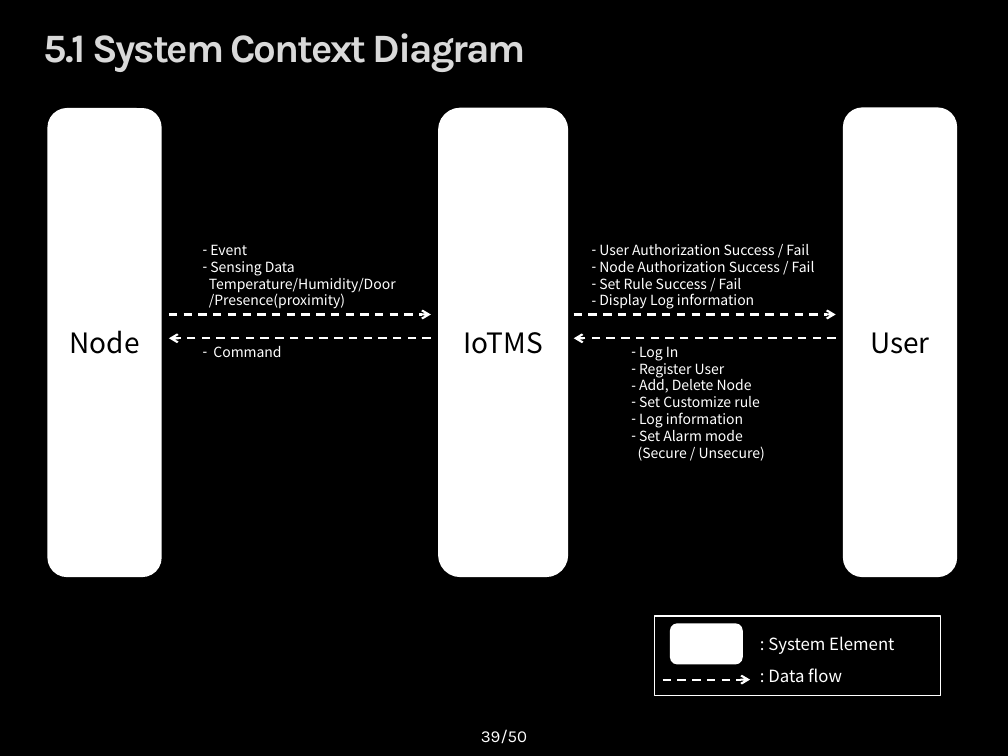
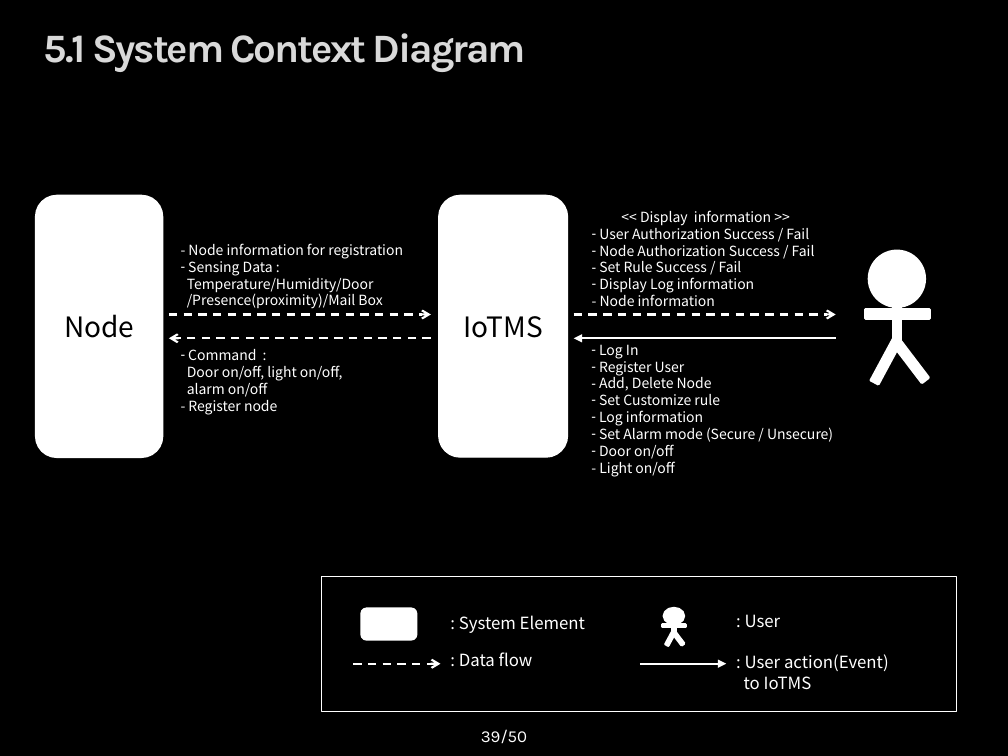
Before and after one commit to youkkwon/smarthome, a slide deck: slide 39 of doc/IoT System Initial Presentation_0609.pptx. Drawn at 1008x756 pixels with LibreOffice and Linux fonts; fonts in the diff are those of the drawing; background and template pictures are left out. Boxes give left, top, right and bottom in pixels: in the first picture for what was removed or moved away, otherwise in the second. Text is boxed around its words. In the diff, an @@ line names an element or a change of style, - is before the commit and + after.

Commit message:
System context diagram update

```diff
--- a/doc/IoT System Initial Presentation_0609.pptx
+++ b/doc/IoT System Initial Presentation_0609.pptx
@@ rounded rectangle "Node" resized from (x1=48, y1=109, x2=161, y2=577) to (x1=35, y1=196, x2=162, y2=458) @@
@@ rounded rectangle "IoTMS" resized from (x1=438, y1=109, x2=568, y2=577) to (x1=438, y1=196, x2=568, y2=458) @@
@@ text "<< Display information >>" moved from (x1=599, y1=244, x2=815, y2=309) to (x1=599, y1=210, x2=815, y2=306) @@
@@ text at (x1=640, y1=210, x2=771, y2=226): paragraph added @@
+<< Display information >>
@@ text at (x1=187, y1=243, x2=403, y2=309): text changed @@
-– Event
-– Sensing Data
-  Temperature/Humidity/Door
-  /Presence(proximity)
+- Node information for registration
+– Sensing Data :
+  Temperature/Humidity/Door
+  /Presence(proximity)/Mail Box
@@ ellipse added at (x1=869, y1=251, x2=924, y2=306), fill #FFFFFF, outline #FFFFFF 2 pt @@
@@ text at (x1=600, y1=292, x2=715, y2=306): paragraph added @@
+- Node information
@@ rectangle added at (x1=865, y1=309, x2=929, y2=319), fill #FFFFFF, outline #FFFFFF 2 pt @@
@@ rectangle added at (x1=893, y1=306, x2=901, y2=346), fill #FFFFFF, outline #FFFFFF 2 pt @@
@@ text added at (x1=187, y1=349, x2=343, y2=415), 10 pt, text #FFFFFF @@
+– Command :
+Door on/off, light on/off,
+alarm on/off
+- Register node
@@ text removed at (x1=213, y1=346, x2=281, y2=357) @@
-– Command
@@ arrow (836, 339) - (574, 339): stroke #FFFFFF 1.5 pt dashed to #FFFFFF 1.5 pt; arrowheads changed @@
@@ text "Log In" moved from (x1=638, y1=346, x2=765, y2=461) to (x1=599, y1=344, x2=833, y2=477) @@
@@ rectangle added at (x1=871, y1=339, x2=901, y2=384), fill #FFFFFF, outline #FFFFFF 2 pt @@
@@ rectangle added at (x1=894, y1=340, x2=929, y2=383), fill #FFFFFF, outline #FFFFFF 2 pt @@
@@ text at (x1=599, y1=444, x2=674, y2=477): paragraphs added @@
+– Door on/off
+- Light on/off
@@ rectangle resized from (x1=655, y1=616, x2=940, y2=696) to (x1=322, y1=577, x2=957, y2=712) @@
@@ rounded rectangle added at (x1=361, y1=608, x2=416, y2=639), fill #FFFFFF, outline #FFFFFF 1 pt @@
@@ text ": System Element" moved from (x1=768, y1=636, x2=894, y2=654) to (x1=459, y1=615, x2=585, y2=633) @@
@@ rounded rectangle removed at (x1=670, y1=624, x2=742, y2=663) @@
@@ text ": User" moved from (x1=844, y1=108, x2=957, y2=577) to (x1=745, y1=614, x2=781, y2=628) @@
@@ text ": User" at (x1=745, y1=614, x2=781, y2=628): vertical alignment middle to top; fill #FFFFFF to none; outline #FFFFFF 1 pt to none @@
@@ text at (x1=745, y1=614, x2=781, y2=628): text changed; size 20 to 12 pt; text colour #000000 to #FFFFFF @@
-User
+: User
@@ text ": Data flow" moved from (x1=768, y1=668, x2=842, y2=683) to (x1=459, y1=652, x2=533, y2=666) @@
@@ group added at (x1=662, y1=608, x2=685, y2=645): 4 rectangles, 1 ellipse @@
@@ text added at (x1=744, y1=654, x2=889, y2=690), 12 pt, text #FFFFFF @@
+: User action(Event)
+to IoTMS
@@ arrow added from (353, 663) to (440, 663), #FFFFFF 1.5 pt dashed @@
@@ arrow moved from (662, 679) - (750, 679) to (640, 663) - (726, 663) @@
@@ arrow (640, 663) - (726, 663): stroke #FFFFFF 1.5 pt dashed to #FFFFFF 1.5 pt; arrowheads changed @@
```
Also in this commit, not shown: 1 other file.
